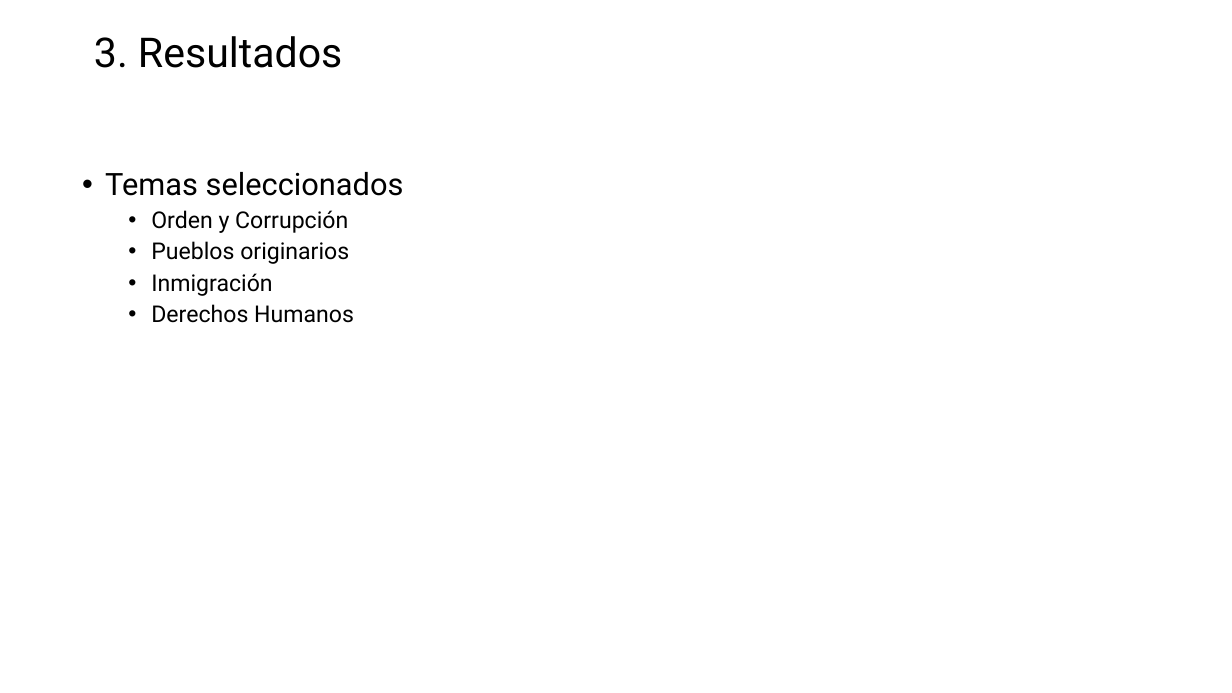
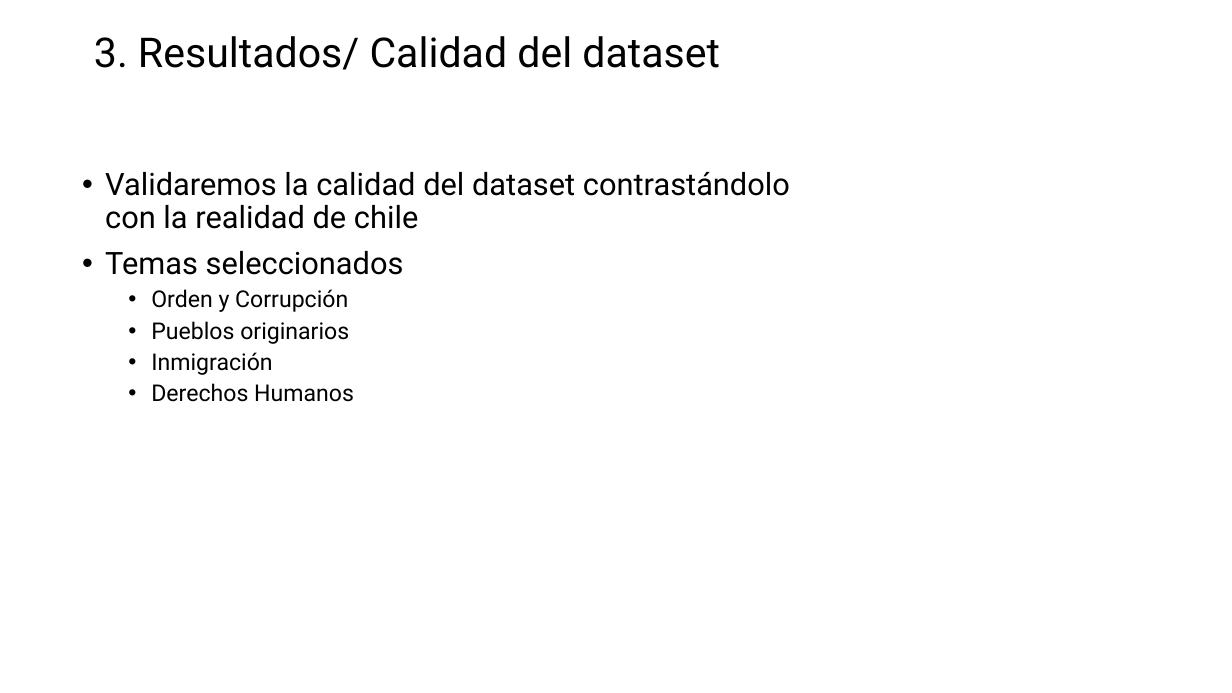
Before and after one commit to MatiasBunsterRaby/Capstone_git, a slide deck: slide 13 of Pres Capstone MBunster 2.pptx (slide 11 before the commit). Drawn at 1232x693 pixels with LibreOffice and Linux fonts; fonts in the diff are those of the drawing. Boxes give left, top, right and bottom in pixels: in the first picture for what was removed or moved away, otherwise in the second. Text is boxed around its words. In the diff, an @@ line names an element or a change of style, - is before the commit and + after.

```diff
--- a/Pres Capstone MBunster 2.pptx
+++ b/Pres Capstone MBunster 2.pptx
@@ title at (94, 36, 720, 70): text changed @@
-3. Resultados
+3. Resultados/ Calidad del dataset
@@ text at (105, 172, 790, 229): paragraph added @@
+• Validaremos la calidad del dataset contrastándolo con la realidad de chile
```
Also in this commit, not shown: 12 other slides changed, 3 slides added, 2 slides removed, 4 other files.
